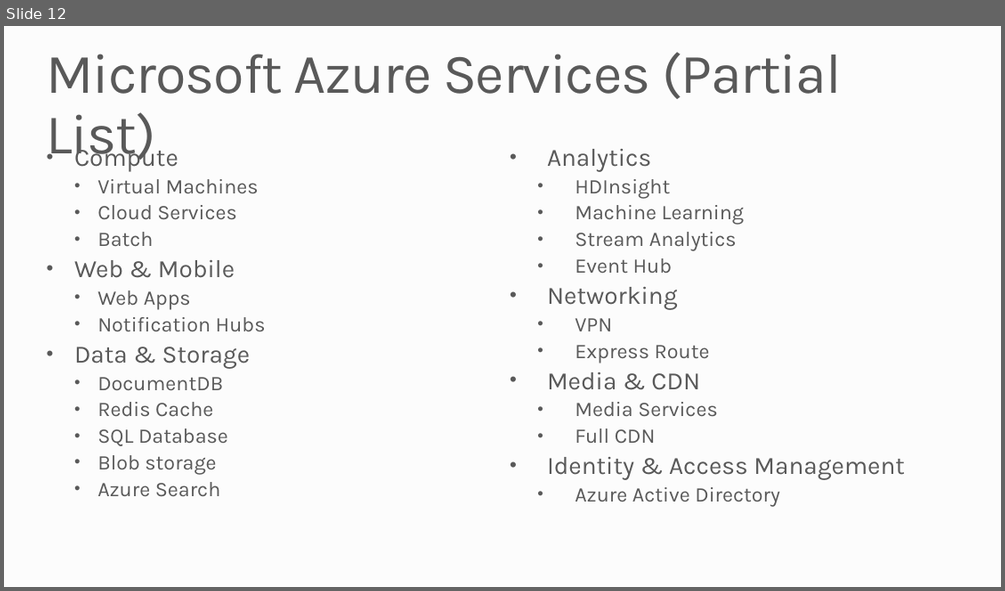
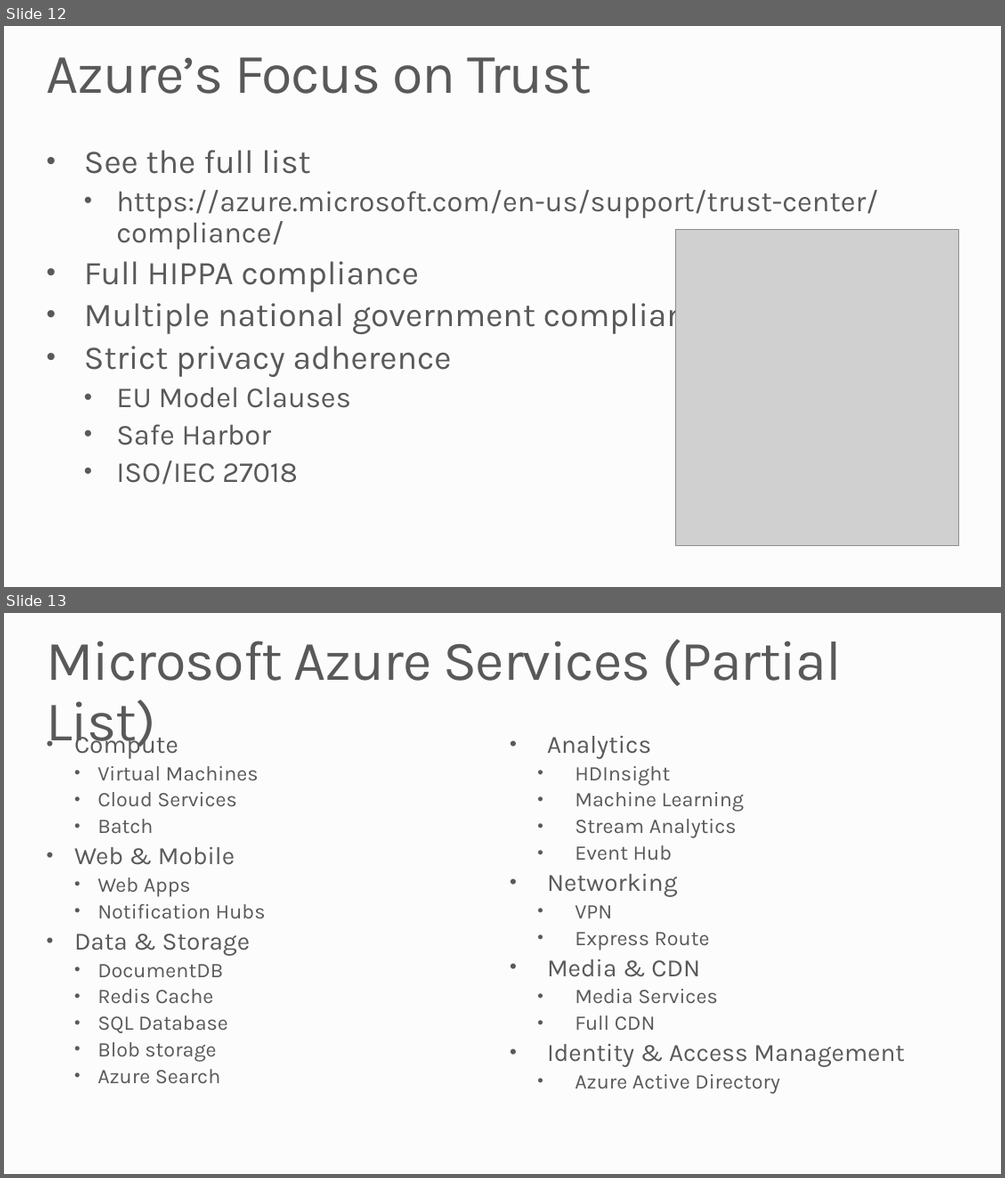
Before and after one commit to MSRConnections/Azure-training-course, a slide deck: Content/Introduction/Azure Overview.pptx. Shown one above the other, each under a label of ours: slide 12 before the commit, slides 12 and 13 after it. The pictures are 1005x591 and 1005x1178 pixels, drawn with LibreOffice and Linux fonts; fonts in the diff are those of the drawing; grey boxes stand for pictures; background and template pictures are left out. Boxes give left, top, right and bottom in pixels: in the first picture for what was removed or moved away, otherwise in the second. Text is boxed around its words. In the diff, an @@ line names an element or a change of style, - is before the commit and + after.

Commit message:
Added compliance slide & removed slides on Web/VMs

```diff
--- a/Content/Introduction/Azure Overview.pptx
+++ b/Content/Introduction/Azure Overview.pptx
@@ slide 12 added at (4, 26, 1001, 587), background #FCFCFC @@
@@ title added at (47, 57, 592, 94), 54 pt, text #595959 @@
+Azure’s Focus on Trust
@@ text added at (84, 150, 878, 484), 28 pt, text #595959 @@
+• See the full list
+  • https://azure.microsoft.com/en-us/support/trust-center/compliance/
+• Full HIPPA compliance
+• Multiple national government compliance
+• Strict privacy adherence
+  • EU Model Clauses
+  • Safe Harbor
+  • ISO/IEC 27018
@@ picture added at (676, 230, 958, 546) @@
@@ what was slide 12 is now slide 13 @@
```
Also in this commit, not shown: 2 slides changed, 3 slides removed.
